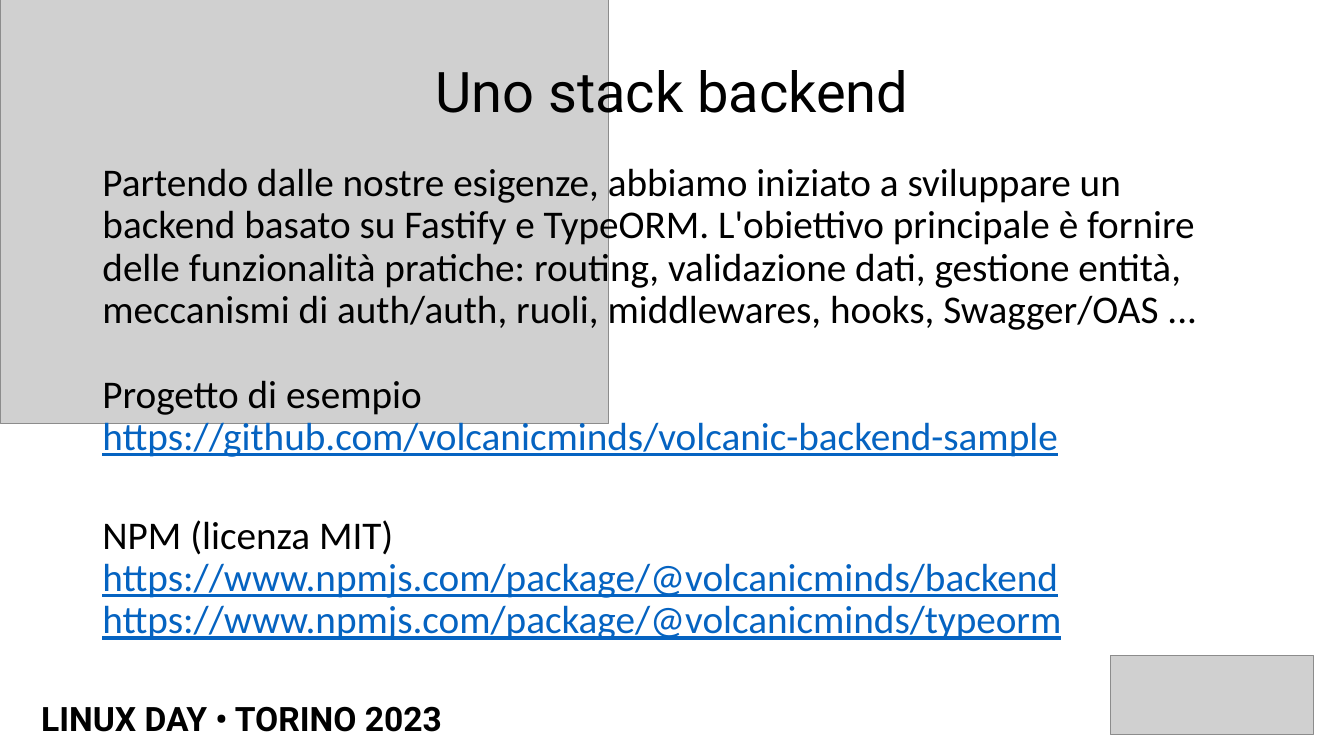
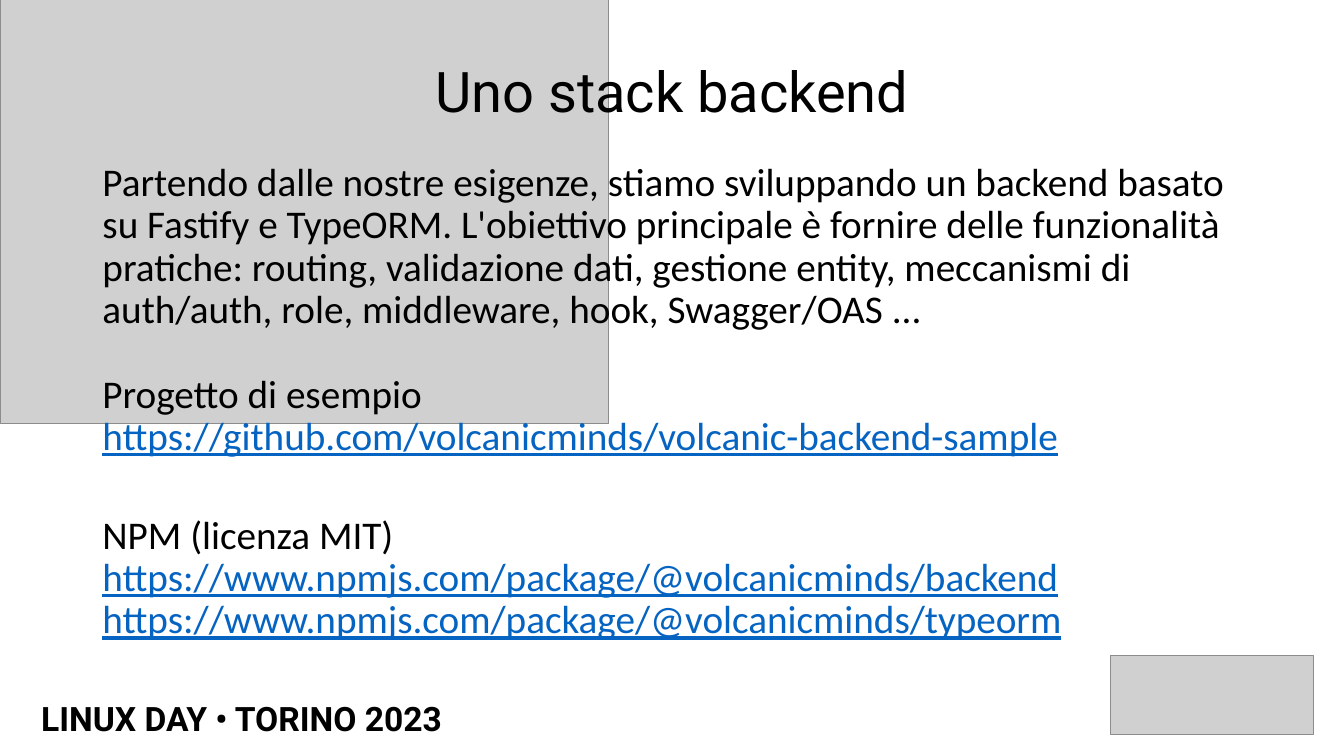
Before and after one commit to volcanicminds/linuxday-torino-2023, a slide deck: slide 28 of LINUX DAY - TORINO 2023 - Postgres Primi passi tramite ORM.pptx (slide 27 before the commit). Drawn at 1344x756 pixels with LibreOffice and Linux fonts; fonts in the diff are those of the drawing; grey boxes stand for pictures. Boxes give left, top, right and bottom in pixels: in the first picture for what was removed or moved away, otherwise in the second. Text is boxed around its words. In the diff, an @@ line names an element or a change of style, - is before the commit and + after.

```diff
--- a/LINUX DAY - TORINO 2023 - Postgres Primi passi tramite ORM.pptx
+++ b/LINUX DAY - TORINO 2023 - Postgres Primi passi tramite ORM.pptx
@@ text at bbox=[102, 163, 1223, 457]: text changed @@
-Partendo dalle nostre esigenze, abbiamo iniziato a sviluppare un backend basato su Fastify e TypeORM. L'obiettivo principale è fornire delle funzionalità pratiche: routing, validazione dati, gestione entità, meccanismi di auth/auth, ruoli, middlewares, hooks, Swagger/OAS ...
-Progetto di esempio
-https://github.com/volcanicminds/volcanic-backend-sample
+Partendo dalle nostre esigenze, stiamo sviluppando un backend basato su Fastify e TypeORM. L'obiettivo principale è fornire delle funzionalità pratiche: routing, validazione dati, gestione entity, meccanismi di auth/auth, role, middleware, hook, Swagger/OAS ...
+Progetto di esempio
+https://github.com/volcanicminds/volcanic-backend-sample
```
Also in this commit, not shown: 9 other slides changed, 1 slide added, 2 other files.
